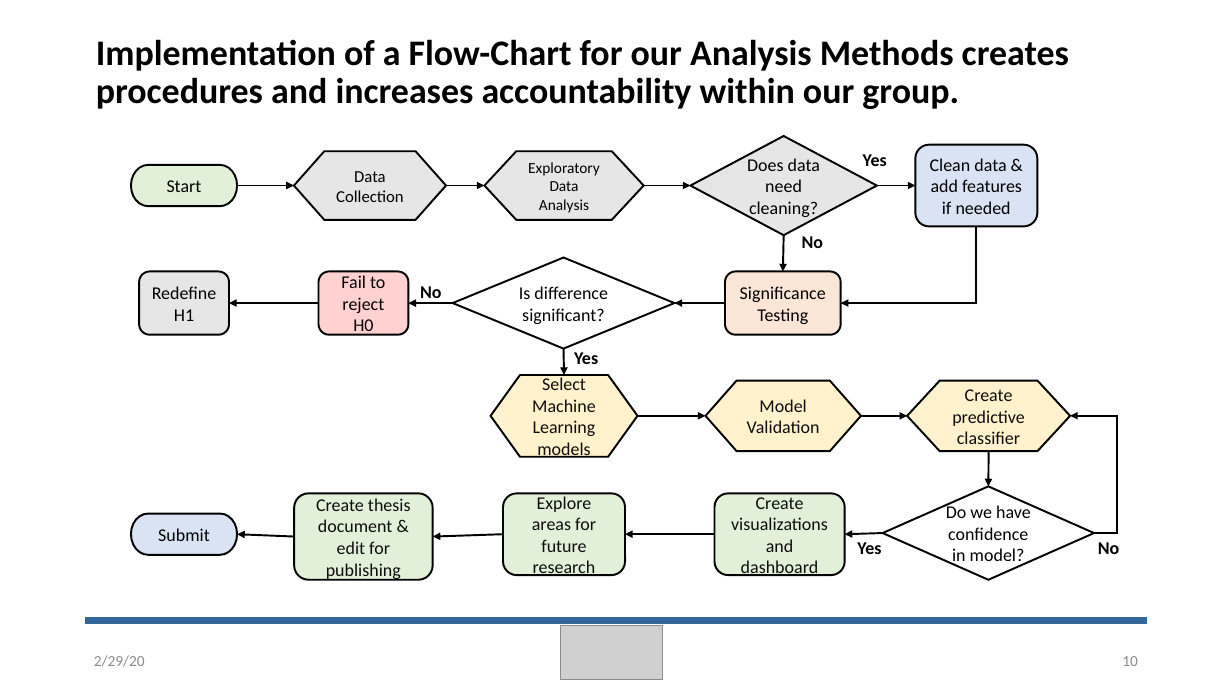
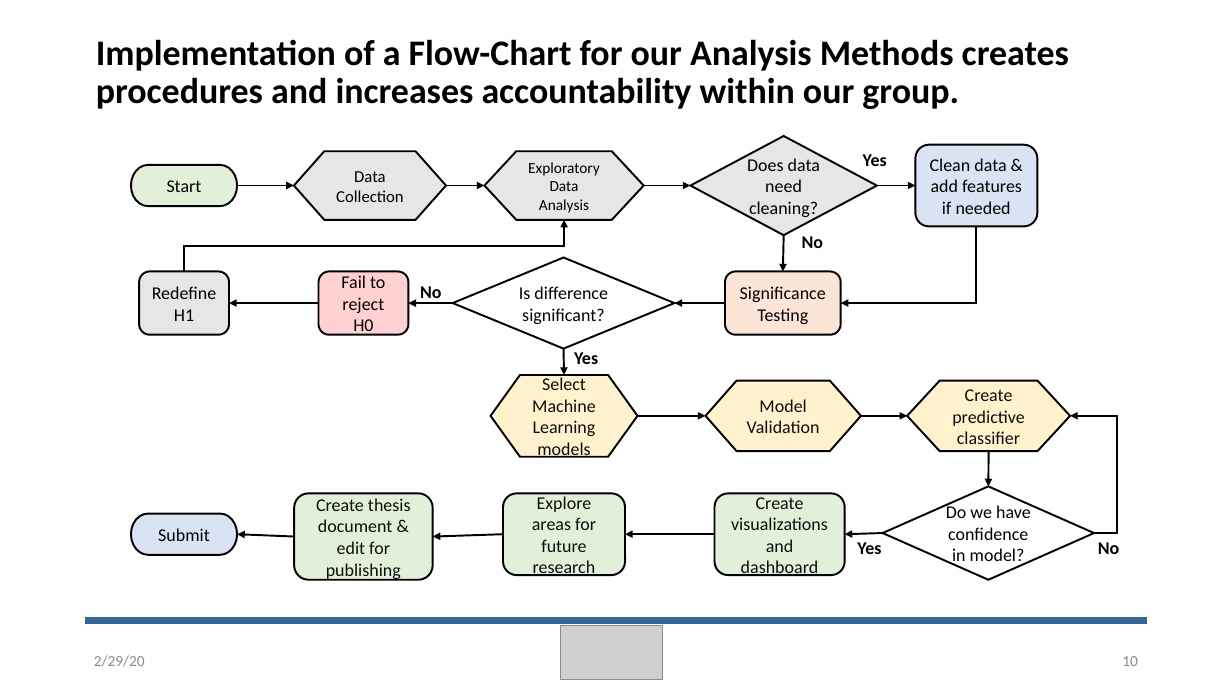
Before and after one commit to dillorr/defaultRate, a slide deck: slide 10 of proposal/defaultRates.pptx. Drawn at 1232x693 pixels with LibreOffice and Linux fonts; fonts in the diff are those of the drawing; grey boxes stand for pictures. Boxes give left, top, right and bottom in pixels: in the first picture for what was removed or moved away, otherwise in the second. Text is boxed around its words. In the diff, an @@ line names an element or a change of style, - is before the commit and + after.

```diff
--- a/proposal/defaultRates.pptx
+++ b/proposal/defaultRates.pptx
@@ elbow arrow added from (184, 272) to (564, 220), #000000 1.5 pt @@
```
Also in this commit, not shown: 8 other files.
